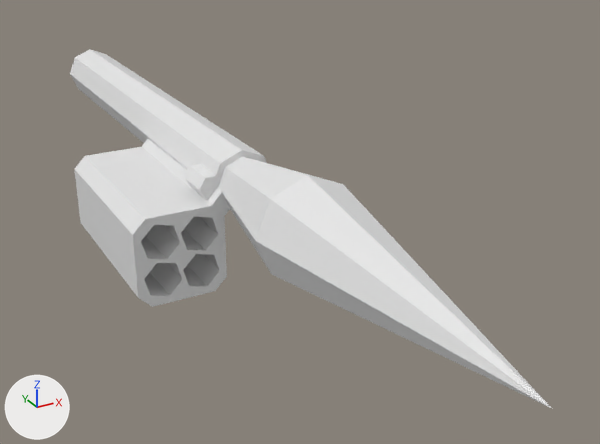
An edit to the Blender file models/weapons/rpg4.blend, drawn before and after from the same camera.
Camera for both pictures: a 50 mm camera at (-2.43, -7.29, 2.22) aimed at (0.45, -2.07, -0.39). Lighting does not change. The marker at lower left points along +X, +Y and +Z. The first picture is the older version.

In view in the first picture: 'pod', 'rocket', 'tube'.
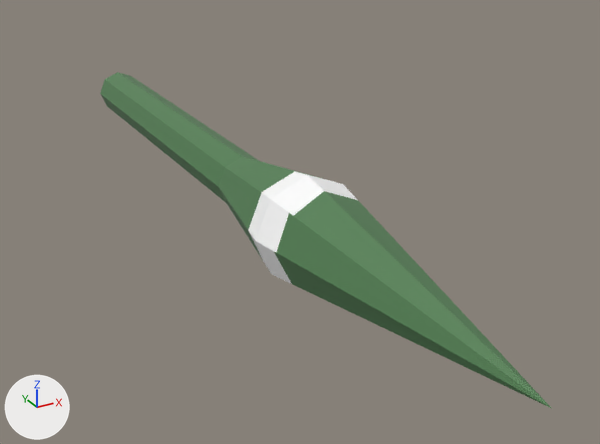
Pixel boxes (x1, y1, x2, y2) of what changed, in the pictures (600 x 444 px):
```json
{"object": "rocket", "change": "recoloured, surface changed", "before": [219, 157, 551, 408], "after": [219, 157, 551, 408], "on screen": "white to green"}
{"object": "pod", "change": "hidden", "before": [74, 139, 230, 307]}
{"object": "tube", "change": "hidden", "before": [70, 49, 267, 200]}
{"part": 1, "of": "me_rocket", "change": "surface changed", "before": [219, 157, 551, 408], "after": [100, 72, 551, 408], "on screen": "white to green"}
```

The change, as JSON lines over the scene's bpy script:
```json
{"op": "add", "block": "img_untitled", "code": ["img_untitled = load_image('Untitled', 'rpg_rocket_tex.png', 64, 64, 'sRGB')"]}
{"op": "add", "block": "mat_material", "code": ["mat_material = principled_material('Material')", "mat_material.texture = img_untitled"]}
{"block": "me_rocket", "where": "me_rocket.from_pydata(...)  # 125 vertices, 66 faces; spans x -0.38..0.38, y -6.18..0.0, z -0.37..0.38"}
{"block": "me_rocket", "where": "# used by ob_rocket; parent = ob_tube; location = (0.0, 1.75, 0.4)"}
{"block": "me_rocket", "change": "me_rocket part 1: texture (UV) coordinates of 66 of 66 faces, centred in x -0.26..0.28, y -4.71..0.0, z -0.28..0.28, changed; they spanned u 0.0..1.0, v 0.51..1.0 and now span u 0.02..0.98, v 0.02..0.92"}
{"op": "add", "block": "me_rocket", "code": "me_rocket.materials.append(mat_material)  # picture img_untitled"}
{"op": "add", "block": "ob_tube", "code": "ob_tube.hide_set(True)"}
{"op": "add", "block": "ob_pod", "code": "ob_pod.hide_set(True)"}
```
